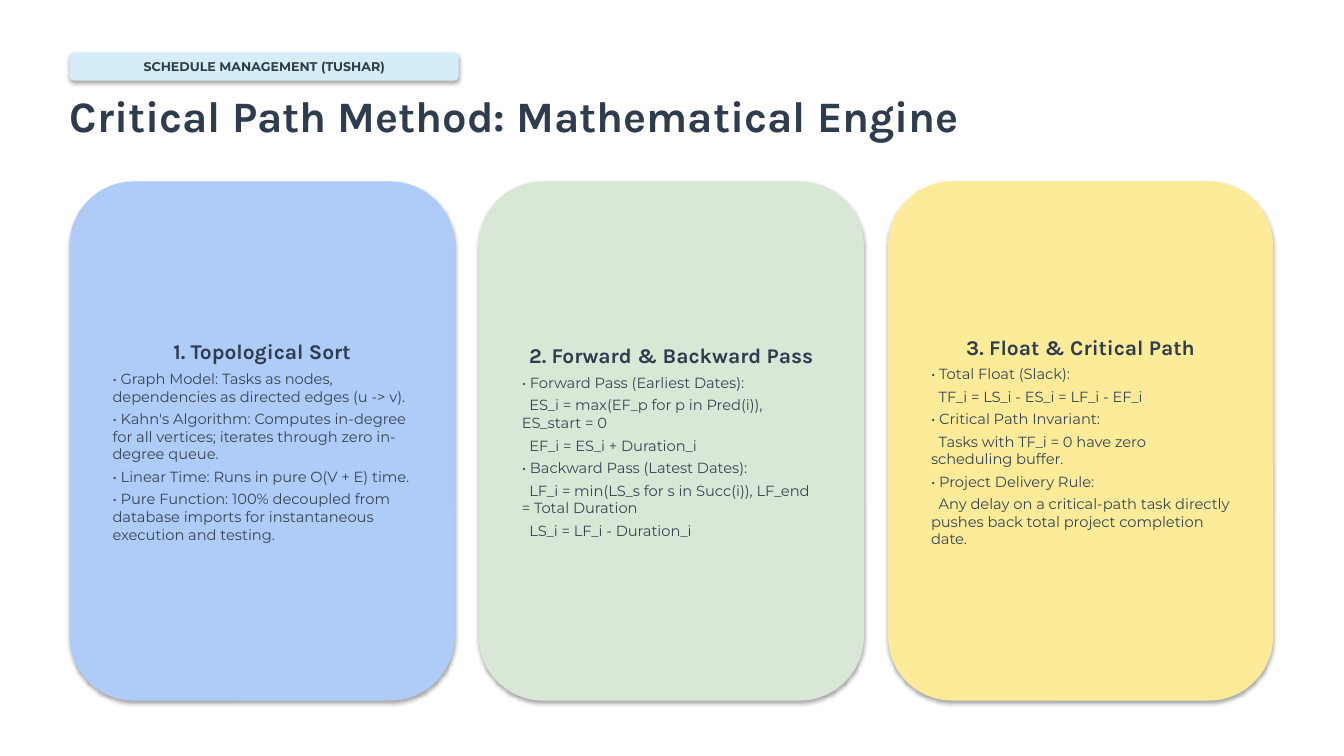
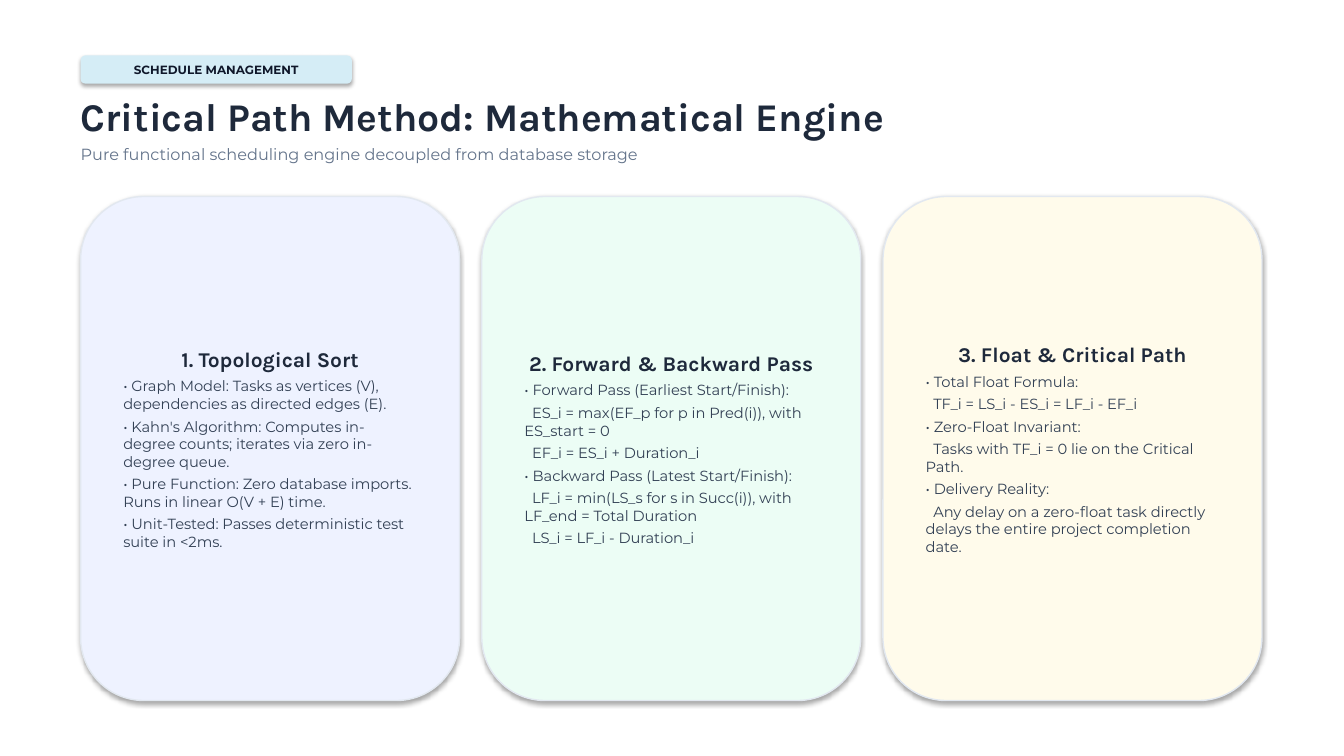
Before and after one commit to S-creator31/Pulseboard, a slide deck: slide 6 of PulseBoard_Final_Defense.pptx (slide 7 before the commit). Drawn at 1344x756 pixels with LibreOffice and Linux fonts; fonts in the diff are those of the drawing. Boxes give left, top, right and bottom in pixels: in the first picture for what was removed or moved away, otherwise in the second. Text is boxed around its words. In the diff, an @@ line names an element or a change of style, - is before the commit and + after.

```diff
--- a/PulseBoard_Final_Defense.pptx
+++ b/PulseBoard_Final_Defense.pptx
@@ rounded rectangle "SCHEDULE MANAGEMENT" resized from (x1=70, y1=52, x2=459, y2=81) to (x1=81, y1=55, x2=352, y2=84) @@
@@ text in rounded rectangle at (x1=134, y1=65, x2=299, y2=74): text changed; size 9 to 8.5 pt; text colour #2E3C4E to #0F172A @@
-SCHEDULE MANAGEMENT (TUSHAR)
+SCHEDULE MANAGEMENT
@@ text at (x1=81, y1=103, x2=884, y2=141): size 31 to 28 pt, text colour #2E3C4E to #1E293B in "Critical Path Method: Mathematical Engine" @@
@@ text "Critical Path Method: Mathematical Engine" moved from (x1=70, y1=101, x2=959, y2=143) to (x1=81, y1=103, x2=884, y2=163) @@
@@ text at (x1=81, y1=148, x2=637, y2=163): paragraph added @@
+Pure functional scheduling engine decoupled from database storage
@@ rounded rectangle "1. Topological Sort" resized from (x1=70, y1=181, x2=455, y2=701) to (x1=81, y1=197, x2=460, y2=701) @@
@@ rounded rectangle "1. Topological Sort" at (x1=81, y1=197, x2=460, y2=701): fill #AFCBF8 to #EEF2FF; outline none to #E2E8F0 1 pt @@
@@ rounded rectangle "2. Forward & Backward Pass" resized from (x1=479, y1=181, x2=864, y2=701) to (x1=482, y1=197, x2=861, y2=701) @@
@@ rounded rectangle "2. Forward & Backward Pass" at (x1=482, y1=197, x2=861, y2=701): fill #D9E8D6 to #ECFDF5; outline none to #E2E8F0 1 pt @@
@@ rounded rectangle "3. Float & Critical Path" resized from (x1=888, y1=181, x2=1273, y2=701) to (x1=883, y1=197, x2=1262, y2=701) @@
@@ rounded rectangle "3. Float & Critical Path" at (x1=883, y1=197, x2=1262, y2=701): fill #FCEC99 to #FFFBEB; outline none to #E2E8F0 1 pt @@
@@ text in rounded rectangle at (x1=181, y1=352, x2=359, y2=373): text colour #2E3C4E to #1E293B in "1. Topological Sort" @@
@@ text in rounded rectangle at (x1=529, y1=356, x2=814, y2=544): text colour #2E3C4E to #1E293B in "2. Forward & Backward Pass"; text colour #384653 to #334155 in "EF_i = ES_i + Duration_i", "LS_i = LF_i - Duration_i" @@
@@ text in rounded rectangle at (x1=933, y1=347, x2=1187, y2=410): text colour #2E3C4E to #1E293B in "3. Float & Critical Path"; text colour #384653 to #334155 in "TF_i = LS_i - ES_i = LF_i ..." @@
@@ text in rounded rectangle at (x1=123, y1=380, x2=412, y2=547): text changed; text colour #384653 to #334155 @@
-• Graph Model: Tasks as nodes, dependencies as directed edges (u -> v).
-• Kahn's Algorithm: Computes in-degree for all vertices; iterates through zero in-degree queue.
-• Linear Time: Runs in pure O(V + E) time.
-• Pure Function: 100% decoupled from database imports for instantaneous execution and testing.
+• Graph Model: Tasks as vertices (V), dependencies as directed edges (E).
+• Kahn's Algorithm: Computes in-degree counts; iterates via zero in-degree queue.
+• Pure Function: Zero database imports. Runs in linear O(V + E) time.
+• Unit-Tested: Passes deterministic test suite in <2ms.
@@ text in rounded rectangle at (x1=524, y1=382, x2=802, y2=437): text changed; text colour #384653 to #334155 @@
-• Forward Pass (Earliest Dates):
-ES_i = max(EF_p for p in Pred(i)), ES_start = 0
+• Forward Pass (Earliest Start/Finish):
+ES_i = max(EF_p for p in Pred(i)), with ES_start = 0
@@ text in rounded rectangle at (x1=934, y1=376, x2=1078, y2=387): text changed; text colour #384653 to #334155 @@
-• Total Float (Slack):
+• Total Float Formula:
@@ text in rounded rectangle at (x1=926, y1=421, x2=1205, y2=552): text changed; text colour #384653 to #334155 @@
-• Critical Path Invariant:
-Tasks with TF_i = 0 have zero scheduling buffer.
-• Project Delivery Rule:
-Any delay on a critical-path task directly pushes back total project completion date.
+• Zero-Float Invariant:
+Tasks with TF_i = 0 lie on the Critical Path.
+• Delivery Reality:
+Any delay on a zero-float task directly delays the entire project completion date.
@@ text in rounded rectangle at (x1=524, y1=469, x2=792, y2=522): text changed; text colour #384653 to #334155 @@
-• Backward Pass (Latest Dates):
-LF_i = min(LS_s for s in Succ(i)), LF_end = Total Duration
+• Backward Pass (Latest Start/Finish):
+LF_i = min(LS_s for s in Succ(i)), with LF_end = Total Duration
```
Also in this commit, not shown: 14 other slides changed, 5 slides added, 10 slides removed, 1 other file.
